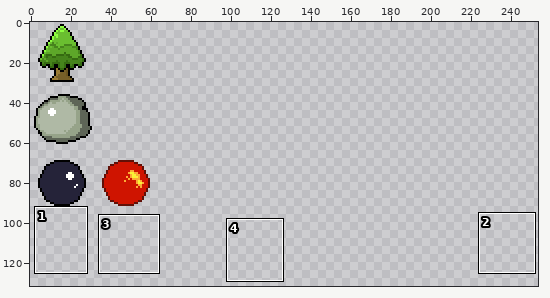
Edited in one commit: pixel-art file (ruzzle_sprites/objects.aseprite). Above: a wide view before the commit, with the close-up outlined.
Close-up. As it was:
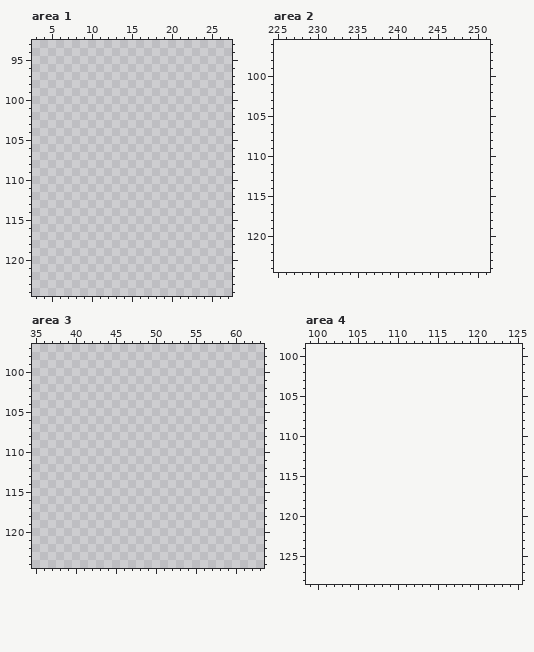
64x128 pixels, 1 frame. Shown: area 1: x 3..27, y 93..124; area 2: x 225..251, y 96..124; area 3: x 35..63, y 97..124; area 4: x 99..125, y 99..128. The old version is drawn lined up with the new one, on the new canvas. The wide view leaves out empty margins. The commit also changed other parts of the picture, which this record leaves out.
Palette (. is transparent): 
And afterwards:
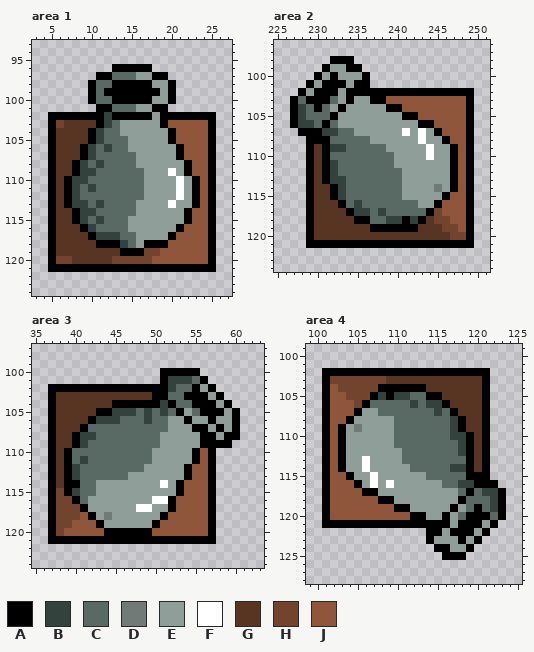
Colours new in this view: A #000000  B #34423e  C #596a65  D #707b78  E #909e9a  F #ffffff  G #583423  H #72442e  J #8f563b
What changed:
canvas 64x128 -> 256x256
Changed rows in their new state; - is an unchanged pixel.
Area 1:
first column x 5:
 96 --------AAAAA--------
 97 ------AACCCEEAA------
 98 -----ACCAAAAAEEA-----
 99 -----ACAAAAAAAEA-----
100 -----ACCAAAAAEEA-----
101 ------AACCCEEAA------
102 AAAAAAABAAAAAEAAAAAAA
103 AHGGGGABCEEEEEAJJJJJA
104 AGGGGABCCEEEEEEAJJJJA
105 AGGGGABCCCEEEEEAJJJJA
106 AGGGABCBCCEEEEEEAJJJA
107 AGGGABCCCCCEEEEEAJJJA
108 AGGABCBCCCCEEEEEEAJJA
109 AGGABBCCCCCCEEEFEAJJA
110 AGABBCCCCCCCEEEEFEAJA
111 AGABCBCCCCCCEEEEFEAJA
112 AGABCCCCCCCCEEEEFEAJA
113 AGABBCBCCCCEEEEFEEAJA
114 AGGABBCCCCCEEEEEEAJJA
115 AGGABCBCCCEEEEEEEAJJA
116 AGGGABCCCCEEEEEEAJJJA
117 AGGGGABBBCCEEEEAJJJJA
118 AGGGGGAAABCEAAAJJJJJA
119 AGGGGGGGGAAAHHJJJJJJA
120 AHHGGGGGHHHHHJJJJJJJA
121 AAAAAAAAAAAAAAAAAAAAA
Area 2:
first column x 227:
 98 -----AAA---------------
 99 ----AEEAA--------------
100 ---AEAEEEA-------------
101 --AEAAAEAA-------------
102 -AEAAAEAAAAAAAAAAAAAAAA
103 ACAAACEAEEAAJJJJJJJJJJA
104 ABCACEAEEEEEAAJJJJJJJJA
105 ABCCCAEEEEEEEEAAJJJJJJA
106 ABBCACEEEEEEEEEEAAJJJJA
107 -AAABBCCEEEEEEFEFEAJJJA
108 --AAACCCCCEEEEEEFEEAJJA
109 --AGABBCCCCCEEEEEFEEAJA
110 --AGACCCCCCCCEEEEFEEAJA
111 --AGABCCCCCCCEEEEEEEAJA
112 --AGABCCCCCCCCEEEEEEAJA
113 --AGABBCCCCCCCEEEEEEAJA
114 --AGGABCCCCCCCEEEEDEAJA
115 --AGGABCCCCCCCEEEEEAJJA
116 --AGGGACBCCCCCCCEEAJJJA
117 --AGGGGABBCBCCCCCAHJJJA
118 --AGGGGGAACCBBABAGHHJJA
119 --AGGGGGGGAAAAAAGGGHHJA
120 --AGGGGGGGGGGGGGGGGGHHA
121 --AAAAAAAAAAAAAAAAAAAAA
Area 3:
first column x 37:
100 --------------AAAAA-----
101 --------------ABBBCA----
102 AAAAAAAAAAAAAAABCCAEA---
103 AGGGGGGGGGGGGAACCAAAEA--
104 AGGGGGGGAAAAAABACCAAAEA-
105 AGGGGGAABBBCBCBCAECAAAEA
106 AGGGGABBBCCCBCCEEAEEAEEA
107 AGGGACCCCCCCCCCEEEAAEAEA
108 AGGABBCCCCCCCCEEEEEAAEAA
109 AGGABCCCCCCCCCEEEEEAAAA-
110 AGACCCCCCCCCCEEEEEAJA---
111 AGACBCCCCCCCCEEEEEAJA---
112 AGABCCCCCCCCEEEEEAJJA---
113 AGABCCCCCCEEEEEEEAJJA---
114 AGAACCEEEEEEEEFEAJJJA---
115 AHABCCEEEEEEEEEEAJJJA---
116 AHHACEEEEEEEEFFAJJJJA---
117 AHHHAEEEEEEFFEEAJJJJA---
118 AHHHJAEDEEEEEEAJJJJJA---
119 AHHJJJAEEEEEEAJJJJJJA---
120 AHJJJJJAAAAAAJJJJJJJA---
121 AAAAAAAAAAAAAAAAAAAAA---
Area 4:
first column x 101:
102 AAAAAAAAAAAAAAAAAAAAA--
103 AHHHHHHHGGGGGGGGGGGGA--
104 AJHHHHHAAAAAAGGGGGGGA--
105 AJJHHHABABBCCAAGGGGGA--
106 AJJJHACCCCCBCBBAGGGGA--
107 AJJJAEECCCCCCCBCAGGGA--
108 AJJAEEEEECCCCCCCBAGGA--
109 AJAEDEEEECCCCCCCBAGGA--
110 AJAEEEEEECCCCCCCBBAGA--
111 AJAEEEEEECCCCCCCCBAGA--
112 AJAEEEEEEECCCCCCCBAGA--
113 AJAEEFEEEECCCCCCCCAGA--
114 AJAEEFEEEEECCCCCBBAGA--
115 AJJAEEFEEEEEECCCCCAAA--
116 AJJJAEFEFEEEEEECCBBAAA-
117 AJJJJAAEEEEEEEEEECACBBA
118 AJJJJJJAAEEEEEEEEACCCBA
119 AJJJJJJJJAAEEEEEAECACBA
120 AJJJJJJJJJJAAEEAECAAACA
121 AAAAAAAAAAAAAAAAEAAAEA-
122 -------------AAEAAAEA--
123 -------------AEEEAEA---
124 --------------AAEEA----
125 ---------------AAA-----
Pixel boxes of the changes (left, top, right, bottom) in both close-ups:
added: (48, 64, 216, 272)
added: (290, 56, 474, 248)
added: (48, 368, 240, 544)
added: (322, 368, 506, 560)
